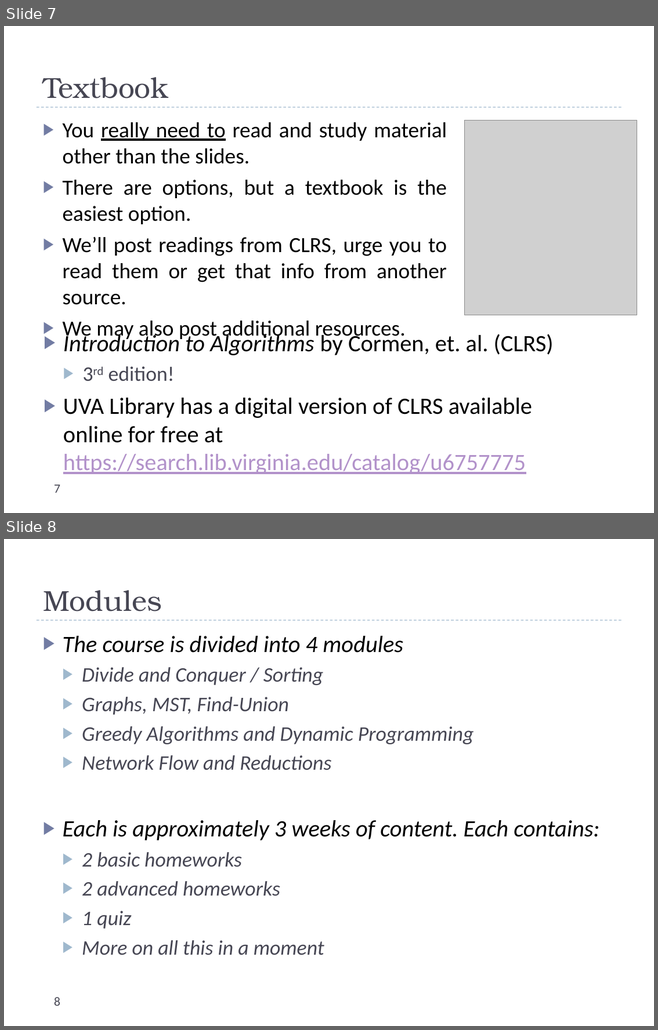
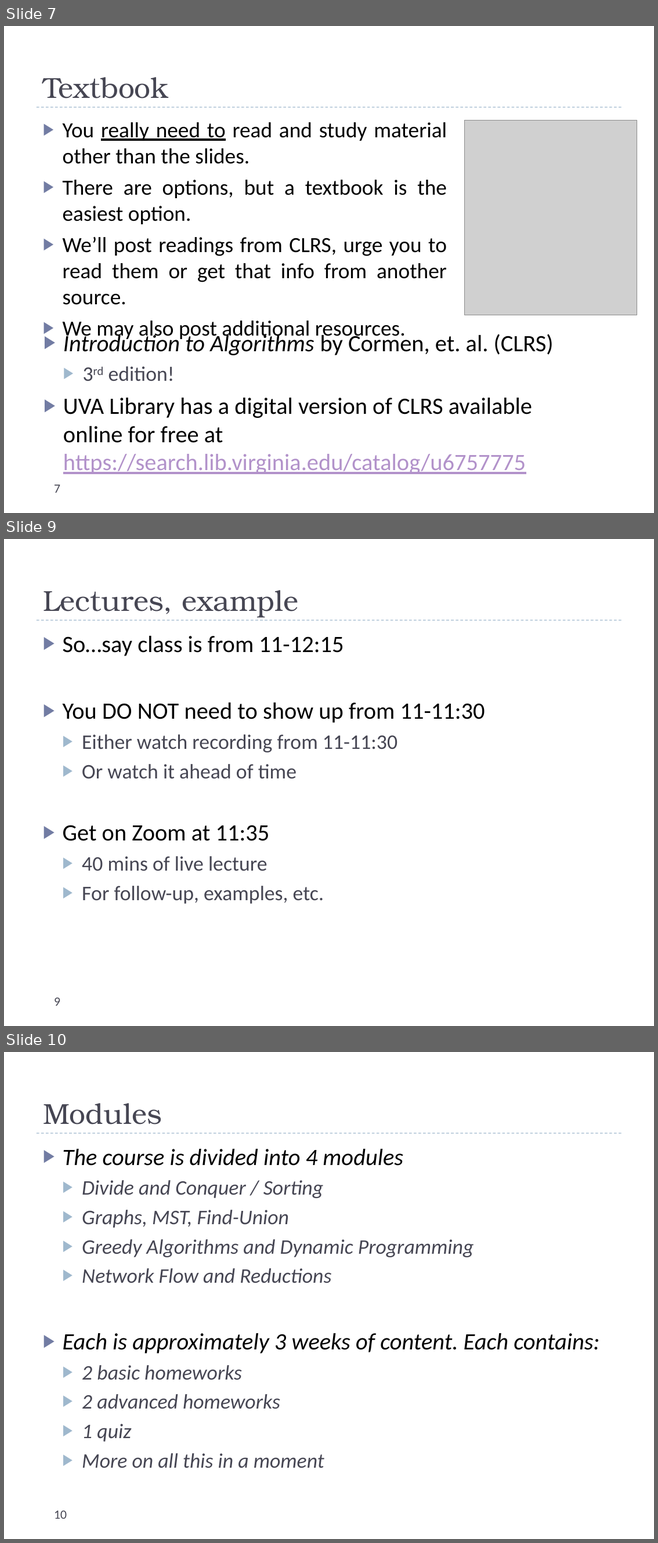
Before and after one commit to uva-cs/cs4102-f21, a slide deck: slides/courseintroduction.pptx. Shown one above the other, each under a label of ours: slides 7 and 8 before the commit, slides 7, 9 and 10 after it; the slides between them are not shown. The pictures are 658x1030 and 658x1543 pixels, drawn with LibreOffice and Linux fonts; fonts in the diff are those of the drawing; grey boxes stand for pictures. Boxes give left, top, right and bottom in pixels: in the first picture for what was removed or moved away, otherwise in the second. Text is boxed around its words. In the diff, an @@ line names an element or a change of style, - is before the commit and + after.

```diff
--- a/slides/courseintroduction.pptx
+++ b/slides/courseintroduction.pptx
@@ slide 9 added at box(4, 539, 654, 1026), background #FFFFFF; not listed: 1 template element that a slide beside it also shows @@
@@ title added at box(43, 590, 298, 618), 32 pt, text #464653 @@
+Lectures, example
@@ text added at box(63, 636, 485, 904), 23 pt, text #464653 @@
+▶ So…say class is from 11-12:15
+▶ You DO NOT need to show up from 11-11:30
+  ▶ Either watch recording from 11-11:30
+  ▶ Or watch it ahead of time
+▶ Get on Zoom at 11:35
+  ▶ 40 mins of live lecture
+  ▶ For follow-up, examples, etc.
@@ page number added at box(54, 998, 60, 1006), 14 pt, text #464653 @@
+9
@@ what was slide 8 is now slide 10 @@
@@ page number at box(54, 1511, 67, 1519): text changed @@
-8
+10
```
Also in this commit, not shown: 1 other slide added, 1 other file.
